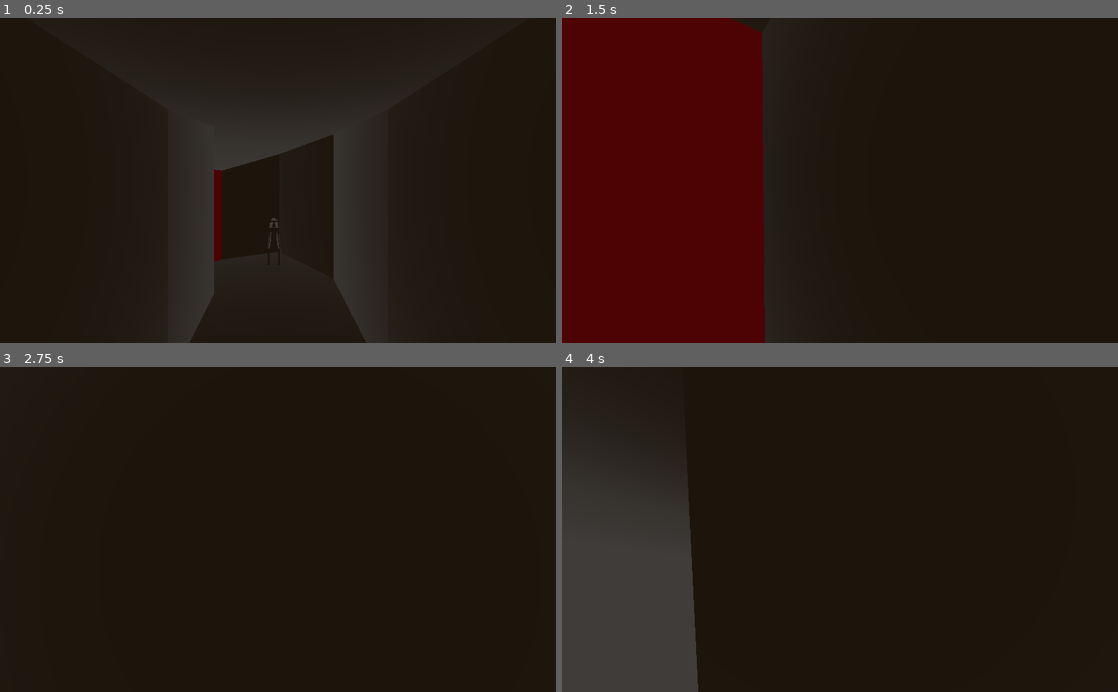
Above: before the commit, frames 1-4 (two rows, left to right).
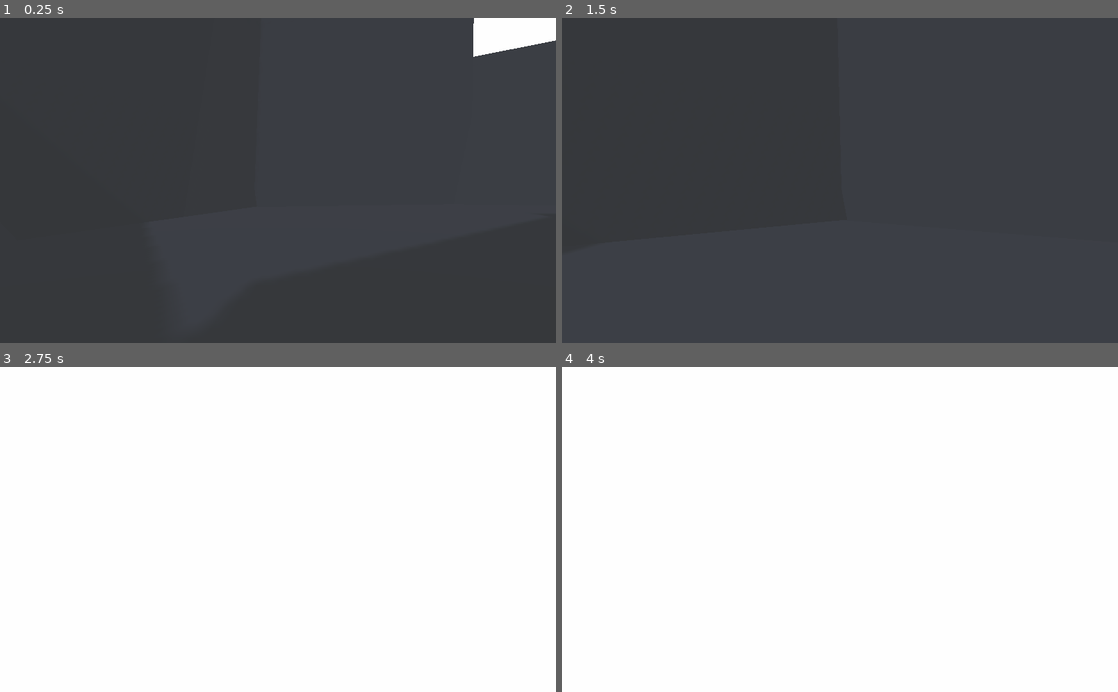
Above: after the commit, the same moments.

Repository: Gagege/coal-black-pit
Game: Godot game, scene res://scenes/Main.tscn
Two runs of this game, one before a commit and one after it. Both use one fixed random seed, a clock stepped at 60 frames per second and the inputs below. A sky picture missing from this copy of the repository is replaced by a grey-blue gradient.
Inputs (mouse positions are in pixels of both pictures, inside the frame that each line leads up to):
- Up to frame 1 (0.25 s): no input
- Up to frame 2 (1.5 s): move the mouse to (867, 180) at 0.52 s; hold 1 (equip_bolt_cutters) 0.53-1.28 s; hold W (move_forward) from 0.53 s (still down); tap 2 (equip_crowbar) at 0.8, 1.35 s; move the mouse to (812, 180) at 1.27 s
- Up to frame 3 (2.75 s): keep holding W (move_forward); tap 3 (equip_dynamite) at 1.55 s; tap Enter at 2 s; move the mouse to (289, 523) at 2.02 s; hold 3 (equip_dynamite) from 2.03 s (still down); click (289, 523) at 2.3 s
- Up to frame 4 (4 s): keep holding W (move_forward); move the mouse to (834, 536) at 2.77 s; release 3 (equip_dynamite) at 2.78 s; click (834, 536) at 2.85 s; tap 1 (equip_bolt_cutters) at 3.05 s; move the mouse to (878, 532) at 3.52 s; hold 1 (equip_bolt_cutters) from 3.53 s (still down); tap 2 (equip_crowbar) at 3.8 s

The runs differ from the first frame. In frame 1, 94% of the frame differs, in the area x 0-100%, y 0-100%; in frame 2, 100%; in frame 3, 100%; in frame 4, 100%.
Error before the commit: Invalid get index 'name' (on base: 'null instance'). (res://scripts/Player.gd:60)

Commit message:
changs

Diff:
--- a/scenes/Entrance.tscn
+++ b/scenes/Entrance.tscn
@@ -8,9 +8,8 @@
 [ext_resource path="res://scripts/HatchDoors.gd" type="Script" id=6]
 [ext_resource path="res://scripts/Selectable.gd" type="Script" id=7]
 [ext_resource path="res://scripts/Exit.gd" type="Script" id=8]
-[ext_resource path="res://scenes/Crowbar.tscn" type="PackedScene" id=9]
 [ext_resource path="res://scenes/BoltCutters.tscn" type="PackedScene" id=10]
-[ext_resource path="res://scenes/Dynamite.tscn" type="PackedScene" id=11]
+[ext_resource path="res://scripts/KillerBall.gd" type="Script" id=12]
 
 [sub_resource type="Animation" id=4]
 resource_name = "Highlight Mesh"
@@ -183,6 +182,11 @@
 "values": [ Vector3( 14.6099, -0.109398, -1.0028 ) ]
 }
 
+[sub_resource type="SphereShape" id=8]
+
+[sub_resource type="BoxShape" id=9]
+extents = Vector3( 1.18737, 1.16776, 1.14172 )
+
 [sub_resource type="BoxShape" id=3]
 extents = Vector3( 1, 3.72256, 1 )
 
@@ -233,14 +237,24 @@
 
 [node name="Spatial" type="Spatial" parent="World/HatchDoors"]
 
-[node name="Crowbar" parent="World" instance=ExtResource( 9 )]
-transform = Transform( 0.49823, -0.867045, 0, 0.867045, 0.49823, 0, 0, 0, 1, -28.4585, 1.32833, 1.60172 )
-
-[node name="Dynamite" parent="World" instance=ExtResource( 11 )]
-transform = Transform( 0.49823, -0.867045, 0, 0.867045, 0.49823, 0, 0, 0, 1, -28.4585, 0.740356, -0.0281138 )
-
 [node name="BoltCutters" parent="World" instance=ExtResource( 10 )]
-transform = Transform( 0.49823, -0.867045, 0, 0.867045, 0.49823, 0, 0, 0, 1, -30.3444, 0.905991, 1.90385 )
+transform = Transform( 0.49823, -0.867045, 0, 0.867045, 0.49823, 0, 0, 0, 1, 12.3178, 0.905991, 0.0347899 )
+
+[node name="KillerBall" type="RigidBody" parent="World"]
+transform = Transform( 1, 0, 0, 0, 1, 0, 0, 0, 1, -24.7696, 1.67166, 0 )
+contacts_reported = 1
+contact_monitor = true
+script = ExtResource( 12 )
+
+[node name="CollisionShape" type="CollisionShape" parent="World/KillerBall"]
+shape = SubResource( 8 )
+
+[node name="CSGSphere" type="CSGSphere" parent="World/KillerBall"]
+
+[node name="HitBox" type="Area" parent="World/KillerBall"]
+
+[node name="CollisionShape" type="CollisionShape" parent="World/KillerBall/HitBox"]
+shape = SubResource( 9 )
 
 [node name="WorldEnvironment" type="WorldEnvironment" parent="."]
 environment = ExtResource( 4 )
@@ -252,11 +266,10 @@
 shadow_enabled = true
 
 [node name="Exit" type="Area" parent="."]
-transform = Transform( 1, 0, 0, 0, 1, 0, 0, 0, 1, 14.6181, -14.9899, 0 )
+transform = Transform( 1, 0, 0, 0, 1, 0, 0, 0, 1, 14.6181, -5.64617, 0 )
 script = ExtResource( 8 )
 
 [node name="CollisionShape" type="CollisionShape" parent="Exit"]
-transform = Transform( 1, 0, 0, 0, 1, 0, 0, 0, 1, 0, 10.5007, 0 )
 shape = SubResource( 3 )
 
 [node name="InitialSpawnPoint" type="Spatial" parent="."]
@@ -265,6 +278,7 @@
 [node name="SpawnPoint" type="Spatial" parent="."]
 transform = Transform( -0.332605, 0, 0.943066, 0, 1, 0, -0.943066, 0, -0.332605, 12.6264, 1.30614, 0.121308 )
 
+[connection signal="body_entered" from="World/KillerBall/HitBox" to="World/KillerBall" method="_on_HitBox_body_entered"]
 [connection signal="body_entered" from="Exit" to="Exit" method="_on_Exit_body_entered"]
 
 [editable path="World/HatchDoors/HatchDoor"]
--- a/scenes/Gate.gd
+++ /dev/null
@@ -1,8 +0,0 @@
-extends StaticBody
-
-func _ready():
-
-
-func _on_Area_body_entered(body: Node):
-	if body is Player and body.equipped_item == "BoltCutters":
-		queue_free()
--- a/scenes/Level1.tscn
+++ b/scenes/Level1.tscn
@@ -1,9 +1,10 @@
-[gd_scene load_steps=8 format=2]
+[gd_scene load_steps=10 format=2]
 
 [ext_resource path="res://resources/Level1.glb" type="PackedScene" id=1]
-[ext_resource path="res://scenes/BoltCutters.tscn" type="PackedScene" id=2]
+[ext_resource path="res://scripts/Exit.gd" type="Script" id=2]
 [ext_resource path="res://scripts/Level1.gd" type="Script" id=3]
 [ext_resource path="res://scripts/Gate.gd" type="Script" id=4]
+[ext_resource path="res://scenes/Crowbar.tscn" type="PackedScene" id=5]
 
 [sub_resource type="SpatialMaterial" id=1]
 albedo_color = Color( 1, 0, 0, 1 )
@@ -14,6 +15,9 @@
 [sub_resource type="BoxShape" id=3]
 extents = Vector3( 1.30706, 1, 1 )
 
+[sub_resource type="BoxShape" id=4]
+extents = Vector3( 1, 1.14061, 1 )
+
 [node name="Level1" type="Spatial"]
 script = ExtResource( 3 )
 
@@ -21,9 +25,6 @@
 transform = Transform( -1, 0, -8.74228e-08, 0, 1, 0, 8.74228e-08, 0, -1, 0, 0.278854, 1.41546 )
 
 [node name="Level1" parent="." instance=ExtResource( 1 )]
-
-[node name="BoltCutters" parent="." instance=ExtResource( 2 )]
-transform = Transform( 1, 0, 0, 0, 1, 0, 0, 0, 1, 0.0750658, -0.233597, 5.65367 )
 
 [node name="Gate" type="StaticBody" parent="."]
 script = ExtResource( 4 )
@@ -45,5 +46,16 @@
 transform = Transform( 0.948733, 0, -0.31608, 0, 1, 0, 0.31608, 0, 0.948733, 2.05819, 0, 0.874393 )
 shape = SubResource( 3 )
 
+[node name="Exit" type="Area" parent="."]
+transform = Transform( 1, 0, 0, 0, 1, 0, 0, 0, 1, 0, -1.94911, 0 )
+script = ExtResource( 2 )
+
+[node name="CollisionShape" type="CollisionShape" parent="Exit"]
+shape = SubResource( 4 )
+
+[node name="Crowbar" parent="." instance=ExtResource( 5 )]
+transform = Transform( 1, 0, 0, 0, 1, 0, 0, 0, 1, 2.5257, 0.0598227, 20.2608 )
+
 [connection signal="body_entered" from="Gate/Area" to="Gate" method="_on_Area_body_entered"]
 [connection signal="body_exited" from="Gate/Area" to="Gate" method="_on_Area_body_exited"]
+[connection signal="body_entered" from="Exit" to="Exit" method="_on_Exit_body_entered"]
--- a/scenes/Level2.tscn
+++ b/scenes/Level2.tscn
@@ -1,17 +1,22 @@
-[gd_scene load_steps=7 format=2]
+[gd_scene load_steps=10 format=2]
 
 [ext_resource path="res://scripts/Level2.gd" type="Script" id=1]
 [ext_resource path="res://resources/Level2.gltf" type="PackedScene" id=2]
-[ext_resource path="res://scripts/Gate.gd" type="Script" id=3]
+[ext_resource path="res://scripts/Boards.gd" type="Script" id=3]
+[ext_resource path="res://scripts/Exit.gd" type="Script" id=4]
+[ext_resource path="res://scenes/Dynamite.tscn" type="PackedScene" id=5]
 
 [sub_resource type="SpatialMaterial" id=1]
-albedo_color = Color( 1, 0, 0, 1 )
+albedo_color = Color( 0.517647, 0.290196, 0.0901961, 1 )
 
 [sub_resource type="BoxShape" id=2]
-extents = Vector3( 0.0526028, 1.45899, 1 )
+extents = Vector3( 0.999695, 1.54585, 0.0460206 )
 
 [sub_resource type="BoxShape" id=3]
 extents = Vector3( 1.30706, 1, 1 )
+
+[sub_resource type="BoxShape" id=4]
+extents = Vector3( 1, 1.14061, 1 )
 
 [node name="Level2" type="Spatial"]
 script = ExtResource( 1 )
@@ -22,24 +27,35 @@
 transform = Transform( -1, 0, -8.74228e-08, 0, 1, 0, 8.74228e-08, 0, -1, 0, 0, 1.47376 )
 
 [node name="Boards" type="StaticBody" parent="."]
+transform = Transform( 0.999767, 0, 0.021588, 0, 1, 0, -0.021588, 0, 0.999767, -0.346271, 0, 5.03573 )
 script = ExtResource( 3 )
 
 [node name="CSGBox" type="CSGBox" parent="Boards"]
-transform = Transform( 0.315467, 0, 0.948937, 0, 1, 0, -0.948937, 0, 0.315467, 2.05845, -0.253109, 7.58149 )
+transform = Transform( 1, 0, 0, 0, 1, 0, 0, 0, 1, 0.00609621, -0.00766933, -0.00373745 )
 height = 3.13226
 depth = 0.0846104
 material = SubResource( 1 )
 
 [node name="CollisionShape" type="CollisionShape" parent="Boards"]
-transform = Transform( 0.94818, 0, -0.317735, 0, 1, 0, 0.317735, 0, 0.94818, 2.05839, -0.192083, 7.57856 )
+transform = Transform( 1, 0, 0, 0, 1, 0, 0, 0, 1, 0, 0, 0 )
 shape = SubResource( 2 )
 
 [node name="Area" type="Area" parent="Boards"]
-transform = Transform( 1, 0, 0, 0, 1, 0, 0, 0, 1, 0, 0, 6.69563 )
 
 [node name="CollisionShape" type="CollisionShape" parent="Boards/Area"]
-transform = Transform( 0.948733, 0, -0.31608, 0, 1, 0, 0.31608, 0, 0.948733, 2.05819, 0, 0.874393 )
+transform = Transform( 1, 0, 0, 0, 1, 0, 0, 0, 1, 0, 0, 0 )
 shape = SubResource( 3 )
+
+[node name="Exit" type="Area" parent="."]
+transform = Transform( 1, 0, 0, 0, 1, 0, 0, 0, 1, 0, -1.94911, 0 )
+script = ExtResource( 4 )
+
+[node name="CollisionShape" type="CollisionShape" parent="Exit"]
+shape = SubResource( 4 )
+
+[node name="Dynamite" parent="." instance=ExtResource( 5 )]
+transform = Transform( 1, 0, 0, 0, 1, 0, 0, 0, 1, -0.969559, 0, 8.10313 )
 
 [connection signal="body_entered" from="Boards/Area" to="Boards" method="_on_Area_body_entered"]
 [connection signal="body_exited" from="Boards/Area" to="Boards" method="_on_Area_body_exited"]
+[connection signal="body_entered" from="Exit" to="Exit" method="_on_Exit_body_entered"]
--- a/scenes/Level3.tscn
+++ b/scenes/Level3.tscn
@@ -1,7 +1,30 @@
-[gd_scene load_steps=3 format=2]
+[gd_scene load_steps=12 format=2]
 
 [ext_resource path="res://resources/Level3.glb" type="PackedScene" id=1]
 [ext_resource path="res://scripts/Level3.gd" type="Script" id=2]
+[ext_resource path="res://scripts/RockBlockage.gd" type="Script" id=3]
+[ext_resource path="res://scripts/Exit.gd" type="Script" id=4]
+[ext_resource path="res://scripts/Ring.gd" type="Script" id=5]
+
+[sub_resource type="SpatialMaterial" id=1]
+albedo_color = Color( 0.517647, 0.290196, 0.0901961, 1 )
+
+[sub_resource type="BoxShape" id=2]
+extents = Vector3( 0.999695, 1.54585, 0.0460206 )
+
+[sub_resource type="BoxShape" id=3]
+extents = Vector3( 1.30706, 1, 1 )
+
+[sub_resource type="BoxShape" id=4]
+extents = Vector3( 1, 1.14061, 1 )
+
+[sub_resource type="SpatialMaterial" id=5]
+albedo_color = Color( 1, 0.913725, 0, 1 )
+metallic = 1.0
+metallic_specular = 1.0
+
+[sub_resource type="BoxShape" id=6]
+extents = Vector3( 0.248481, 0.179299, 0.217872 )
 
 [node name="Level3" type="Spatial"]
 script = ExtResource( 2 )
@@ -10,3 +33,47 @@
 
 [node name="SpawnPoint" type="Spatial" parent="."]
 transform = Transform( -1, 0, -8.74228e-08, 0, 1, 0, 8.74228e-08, 0, -1, 0, 0.270509, 2.07432 )
+
+[node name="RockBlockage" type="StaticBody" parent="."]
+transform = Transform( 0.999767, 0, 0.021588, 0, 1, 0, -0.021588, 0, 0.999767, -0.346271, 0, 5.03573 )
+script = ExtResource( 3 )
+
+[node name="CSGBox" type="CSGBox" parent="RockBlockage"]
+transform = Transform( 1, 0, 0, 0, 1, 0, 0, 0, 1, 0.00609621, -0.00766933, -0.00373745 )
+height = 3.13226
+depth = 0.0846104
+material = SubResource( 1 )
+
+[node name="CollisionShape" type="CollisionShape" parent="RockBlockage"]
+transform = Transform( 1, 0, 0, 0, 1, 0, 0, 0, 1, 0, 0, 0 )
+shape = SubResource( 2 )
+
+[node name="Area" type="Area" parent="RockBlockage"]
+
+[node name="CollisionShape" type="CollisionShape" parent="RockBlockage/Area"]
+transform = Transform( 1, 0, 0, 0, 1, 0, 0, 0, 1, 0, 0, 0 )
+shape = SubResource( 3 )
+
+[node name="Exit" type="Area" parent="."]
+transform = Transform( 1, 0, 0, 0, 1, 0, 0, 0, 1, 0, -1.94911, 0 )
+script = ExtResource( 4 )
+
+[node name="CollisionShape" type="CollisionShape" parent="Exit"]
+shape = SubResource( 4 )
+
+[node name="Ring" type="Area" parent="."]
+transform = Transform( 1, 0, 0, 0, 0.28716, 0.957883, 0, -0.957883, 0.28716, 0, -0.0327963, 3.9033 )
+script = ExtResource( 5 )
+
+[node name="CSGTorus" type="CSGTorus" parent="Ring"]
+inner_radius = 0.1
+outer_radius = 0.2
+material = SubResource( 5 )
+
+[node name="CollisionShape" type="CollisionShape" parent="Ring"]
+shape = SubResource( 6 )
+
+[connection signal="body_entered" from="RockBlockage/Area" to="RockBlockage" method="_on_Area_body_entered"]
+[connection signal="body_exited" from="RockBlockage/Area" to="RockBlockage" method="_on_Area_body_exited"]
+[connection signal="body_entered" from="Exit" to="Exit" method="_on_Exit_body_entered"]
+[connection signal="body_entered" from="Ring" to="Ring" method="_on_Ring_body_entered"]
--- a/scenes/Main.tscn
+++ b/scenes/Main.tscn
@@ -1,6 +1,7 @@
-[gd_scene load_steps=7 format=2]
+[gd_scene load_steps=10 format=2]
 
 [ext_resource path="res://scripts/Main.gd" type="Script" id=1]
+[ext_resource path="res://scenes/Player.tscn" type="PackedScene" id=2]
 
 [sub_resource type="Animation" id=5]
 resource_name = "FadeBlackToLevel"
@@ -46,6 +47,22 @@
 "values": [ true, false ]
 }
 
+[sub_resource type="Animation" id=6]
+resource_name = "FadeOutToDead"
+length = 2.0
+tracks/0/type = "value"
+tracks/0/path = NodePath("FadeOutBlack:color")
+tracks/0/interp = 1
+tracks/0/loop_wrap = true
+tracks/0/imported = false
+tracks/0/enabled = true
+tracks/0/keys = {
+"times": PoolRealArray( 0, 2 ),
+"transitions": PoolRealArray( 1, 1 ),
+"update": 0,
+"values": [ Color( 0, 0, 0, 0 ), Color( 0, 0, 0, 1 ) ]
+}
+
 [sub_resource type="Animation" id=1]
 resource_name = "FadeOutToMap"
 length = 2.0
@@ -88,19 +105,20 @@
 } ]
 }
 
-[sub_resource type="Animation" id=2]
-length = 0.001
-tracks/0/type = "value"
-tracks/0/path = NodePath("FadeOutBlack:color")
-tracks/0/interp = 1
-tracks/0/loop_wrap = true
-tracks/0/imported = false
-tracks/0/enabled = true
-tracks/0/keys = {
-"times": PoolRealArray( 0 ),
-"transitions": PoolRealArray( 1 ),
-"update": 0,
-"values": [ Color( 0, 0, 0, 0 ) ]
+[sub_resource type="Animation" id=7]
+resource_name = "FadeOutToWinGame"
+length = 2.0
+tracks/0/type = "value"
+tracks/0/path = NodePath("FadeOutBlack:color")
+tracks/0/interp = 1
+tracks/0/loop_wrap = true
+tracks/0/imported = false
+tracks/0/enabled = true
+tracks/0/keys = {
+"times": PoolRealArray( 0, 0.5, 1.5, 2 ),
+"transitions": PoolRealArray( 1, 1, 1, 1 ),
+"update": 0,
+"values": [ Color( 0, 0, 0, 0 ), Color( 0, 0.490196, 0.678431, 1 ), Color( 0, 0.490196, 0.678431, 1 ), Color( 0.0196078, 0.0235294, 0.0470588, 0 ) ]
 }
 tracks/1/type = "value"
 tracks/1/path = NodePath("Panel:visible")
@@ -109,6 +127,105 @@
 tracks/1/imported = false
 tracks/1/enabled = true
 tracks/1/keys = {
+"times": PoolRealArray( 0, 1 ),
+"transitions": PoolRealArray( 1, 1 ),
+"update": 1,
+"values": [ false, true ]
+}
+tracks/2/type = "value"
+tracks/2/path = NodePath("Panel:custom_styles/panel:bg_color")
+tracks/2/interp = 1
+tracks/2/loop_wrap = true
+tracks/2/imported = false
+tracks/2/enabled = true
+tracks/2/keys = {
+"times": PoolRealArray( 0 ),
+"transitions": PoolRealArray( 1 ),
+"update": 0,
+"values": [ Color( 0, 0.490196, 0.678431, 1 ) ]
+}
+tracks/3/type = "value"
+tracks/3/path = NodePath("Panel/VBoxContainer:visible")
+tracks/3/interp = 1
+tracks/3/loop_wrap = true
+tracks/3/imported = false
+tracks/3/enabled = true
+tracks/3/keys = {
+"times": PoolRealArray( 1 ),
+"transitions": PoolRealArray( 1 ),
+"update": 1,
+"values": [ false ]
+}
+tracks/4/type = "value"
+tracks/4/path = NodePath("Panel/WinGameLabel:visible")
+tracks/4/interp = 1
+tracks/4/loop_wrap = true
+tracks/4/imported = false
+tracks/4/enabled = true
+tracks/4/keys = {
+"times": PoolRealArray( 1 ),
+"transitions": PoolRealArray( 1 ),
+"update": 1,
+"values": [ true ]
+}
+
+[sub_resource type="Animation" id=2]
+length = 0.001
+tracks/0/type = "value"
+tracks/0/path = NodePath("FadeOutBlack:color")
+tracks/0/interp = 1
+tracks/0/loop_wrap = true
+tracks/0/imported = false
+tracks/0/enabled = true
+tracks/0/keys = {
+"times": PoolRealArray( 0 ),
+"transitions": PoolRealArray( 1 ),
+"update": 0,
+"values": [ Color( 0, 0, 0, 0 ) ]
+}
+tracks/1/type = "value"
+tracks/1/path = NodePath("Panel:visible")
+tracks/1/interp = 1
+tracks/1/loop_wrap = true
+tracks/1/imported = false
+tracks/1/enabled = true
+tracks/1/keys = {
+"times": PoolRealArray( 0 ),
+"transitions": PoolRealArray( 1 ),
+"update": 0,
+"values": [ false ]
+}
+tracks/2/type = "value"
+tracks/2/path = NodePath("Panel:custom_styles/panel:bg_color")
+tracks/2/interp = 1
+tracks/2/loop_wrap = true
+tracks/2/imported = false
+tracks/2/enabled = true
+tracks/2/keys = {
+"times": PoolRealArray( 0 ),
+"transitions": PoolRealArray( 1 ),
+"update": 0,
+"values": [ Color( 0.0196078, 0.0235294, 0.0470588, 1 ) ]
+}
+tracks/3/type = "value"
+tracks/3/path = NodePath("Panel/VBoxContainer:visible")
+tracks/3/interp = 1
+tracks/3/loop_wrap = true
+tracks/3/imported = false
+tracks/3/enabled = true
+tracks/3/keys = {
+"times": PoolRealArray( 0 ),
+"transitions": PoolRealArray( 1 ),
+"update": 0,
+"values": [ true ]
+}
+tracks/4/type = "value"
+tracks/4/path = NodePath("Panel/WinGameLabel:visible")
+tracks/4/interp = 1
+tracks/4/loop_wrap = true
+tracks/4/imported = false
+tracks/4/enabled = true
+tracks/4/keys = {
 "times": PoolRealArray( 0 ),
 "transitions": PoolRealArray( 1 ),
 "update": 0,
@@ -118,13 +235,15 @@
 [sub_resource type="StyleBoxFlat" id=3]
 bg_color = Color( 0.0196078, 0.0235294, 0.0470588, 1 )
 
-[node name="Main" type="Node"]
+[node name="Main" type="Spatial"]
 script = ExtResource( 1 )
 
 [node name="AnimationPlayer" type="AnimationPlayer" parent="."]
 anims/FadeBlackToLevel = SubResource( 5 )
 anims/FadeMapToBlack = SubResource( 4 )
+anims/FadeOutToDead = SubResource( 6 )
 anims/FadeOutToMap = SubResource( 1 )
+anims/FadeOutToWinGame = SubResource( 7 )
 anims/RESET = SubResource( 2 )
 
 [node name="Panel" type="Panel" parent="."]
@@ -166,11 +285,20 @@
 margin_bottom = 92.0
 text = "Level 3"
 
-[node name="GoToLevel4" type="Button" parent="Panel/VBoxContainer"]
-margin_top = 96.0
-margin_right = 67.0
-margin_bottom = 116.0
-text = "Level 4"
+[node name="WinGameLabel" type="Label" parent="Panel"]
+visible = false
+anchor_left = 0.5
+anchor_top = 0.5
+anchor_right = 0.5
+anchor_bottom = 0.5
+margin_left = -79.5
+margin_top = -15.5
+margin_right = 79.5
+margin_bottom = 15.5
+text = "Congratulations!
+You found grandpa's ring!"
+align = 1
+valign = 1
 
 [node name="FadeOutBlack" type="ColorRect" parent="."]
 anchor_right = 1.0
@@ -178,5 +306,9 @@
 mouse_filter = 2
 color = Color( 0, 0, 0, 0 )
 
+[node name="Player" parent="." instance=ExtResource( 2 )]
+
 [connection signal="pressed" from="Panel/VBoxContainer/GoToEntrance" to="." method="_on_GoToEntrance_pressed"]
 [connection signal="pressed" from="Panel/VBoxContainer/GoToLevel1" to="." method="_on_GoToLevel1_pressed"]
+[connection signal="pressed" from="Panel/VBoxContainer/GoToLevel2" to="." method="_on_GoToLevel2_pressed"]
+[connection signal="pressed" from="Panel/VBoxContainer/GoToLevel3" to="." method="_on_GoToLevel3_pressed"]
--- /dev/null
+++ b/scripts/Boards.gd
@@ -0,0 +1,18 @@
+extends StaticBody
+
+var player_near: bool = false
+
+func _ready():
+	var err0 = GlobalEvents.connect("player_used_item", self, "_on_player_used_item")
+
+func _on_player_used_item(item_name: String):
+	if player_near and item_name == "Crowbar":
+		queue_free()
+
+func _on_Area_body_entered(body: Node):
+	if body is Player:
+		player_near = true
+
+func _on_Area_body_exited(body):
+	if body is Player:
+		player_near = false
--- a/scripts/Entrance.gd
+++ b/scripts/Entrance.gd
@@ -6,9 +6,9 @@
 func _ready():
 	Input.set_mouse_mode(Input.MOUSE_MODE_CAPTURED)
 	if initial_spawn:
-		$InitialSpawnPoint.add_child(player)
+		player.global_transform = $InitialSpawnPoint.global_transform
 	else:
-		$SpawnPoint.add_child(player)
+		player.global_transform = $SpawnPoint.global_transform
 
 func _input(event):
 	if event.is_action_pressed("ui_cancel"):
--- a/scripts/GlobalEvents.gd
+++ b/scripts/GlobalEvents.gd
@@ -3,3 +3,5 @@
 signal player_looked_at(node)
 signal player_exited_level()
 signal player_used_item(item_name)
+signal player_died()
+signal win_game()
--- /dev/null
+++ b/scripts/KillerBall.gd
@@ -0,0 +1,5 @@
+extends RigidBody
+
+func _on_HitBox_body_entered(body: Node):
+	if body is Player:
+		body.damage()
--- a/scripts/Level1.gd
+++ b/scripts/Level1.gd
@@ -4,7 +4,7 @@
 
 func _ready():
 	Input.set_mouse_mode(Input.MOUSE_MODE_CAPTURED)
-	$SpawnPoint.add_child(player)
+	player.global_transform = $SpawnPoint.global_transform
 
 func _input(event):
 	if event.is_action_pressed("ui_cancel"):
--- a/scripts/Level2.gd
+++ b/scripts/Level2.gd
@@ -4,7 +4,7 @@
 
 func _ready():
 	Input.set_mouse_mode(Input.MOUSE_MODE_CAPTURED)
-	$SpawnPoint.add_child(player)
+	player.global_transform = $SpawnPoint.global_transform
 
 func _input(event):
 	if event.is_action_pressed("ui_cancel"):
--- a/scripts/Level3.gd
+++ b/scripts/Level3.gd
@@ -4,7 +4,7 @@
 
 func _ready():
 	Input.set_mouse_mode(Input.MOUSE_MODE_CAPTURED)
-	$SpawnPoint.add_child(player)
+	player.global_transform = $SpawnPoint.global_transform
 
 func _input(event):
 	if event.is_action_pressed("ui_cancel"):
--- a/scripts/Main.gd
+++ b/scripts/Main.gd
@@ -1,20 +1,33 @@
-extends Node
+extends Spatial
 
 var _current_level: Spatial = null
 
 var _entrance_level: PackedScene = preload("res://scenes/Entrance.tscn")
 var _level_1: PackedScene = preload("res://scenes/Level1.tscn")
-onready var _player: PackedScene = preload("res://scenes/Player.tscn")
+var _level_2: PackedScene = preload("res://scenes/Level2.tscn")
+var _level_3: PackedScene = preload("res://scenes/Level3.tscn")
+
+onready var _player: Player = $Player
 
 func _ready():
 	var _err0 = GlobalEvents.connect("player_exited_level", self, "_on_player_exited_level")
-	_current_level = _level_1.instance()
-#	_current_level.initial_spawn = true
-	_current_level.player = _player.instance()
+	var _err1 = GlobalEvents.connect("player_died", self, "_on_player_died")
+	var _err2 = GlobalEvents.connect("win_game", self, "_on_win_game")
+	_current_level = _entrance_level.instance()
+	_current_level.initial_spawn = true
+	_current_level.player = _player
 	add_child(_current_level)
 
 func _on_player_exited_level():
 	$AnimationPlayer.play("FadeOutToMap")
+	Input.set_mouse_mode(Input.MOUSE_MODE_VISIBLE)
+
+func _on_player_died():
+	$AnimationPlayer.play("FadeOutToDead")
+	Input.set_mouse_mode(Input.MOUSE_MODE_VISIBLE)
+
+func _on_win_game():
+	$AnimationPlayer.play("FadeOutToWinGame")
 	Input.set_mouse_mode(Input.MOUSE_MODE_VISIBLE)
 
 func exit_current_level():
@@ -24,7 +37,7 @@
 	$AnimationPlayer.play("FadeMapToBlack")
 	yield($AnimationPlayer, "animation_finished")
 	_current_level = _entrance_level.instance()
-	_current_level.player = _player.instance()
+	_current_level.player = _player
 	add_child(_current_level)
 	$AnimationPlayer.play("FadeBlackToLevel")
 
@@ -33,6 +46,24 @@
 	$AnimationPlayer.play("FadeMapToBlack")
 	yield($AnimationPlayer, "animation_finished")
 	_current_level = _level_1.instance()
-	_current_level.player = _player.instance()
+	_current_level.player = _player
 	add_child(_current_level)
 	$AnimationPlayer.play("FadeBlackToLevel")
+
+
+func _on_GoToLevel2_pressed():
+	$AnimationPlayer.play("FadeMapToBlack")
+	yield($AnimationPlayer, "animation_finished")
+	_current_level = _level_2.instance()
+	_current_level.player = _player
+	add_child(_current_level)
+	$AnimationPlayer.play("FadeBlackToLevel")
+
+
+func _on_GoToLevel3_pressed():
+	$AnimationPlayer.play("FadeMapToBlack")
+	yield($AnimationPlayer, "animation_finished")
+	_current_level = _level_3.instance()
+	_current_level.player = _player
+	add_child(_current_level)
+	$AnimationPlayer.play("FadeBlackToLevel")
--- a/scripts/Player.gd
+++ b/scripts/Player.gd
@@ -12,6 +12,8 @@
 var equipped_item: String = ""
 
 var velocity = Vector3()
+
+var dead = false
 
 func get_movement_input() -> Vector3:
 	var input_dir = Vector3()
@@ -28,28 +30,35 @@
 	return input_dir
 
 func _unhandled_input(event: InputEvent):
-	if event is InputEventMouseMotion and Input.get_mouse_mode() == Input.MOUSE_MODE_CAPTURED:
-		rotate_y(-event.relative.x * mouse_sensitivity)
-		$Pivot.rotate_x(-event.relative.y * mouse_sensitivity)
-		$Pivot.rotation.x = clamp($Pivot.rotation.x, -1.2, 1.2)
+	if not dead:
+		if event is InputEventMouseMotion and Input.get_mouse_mode() == Input.MOUSE_MODE_CAPTURED:
+			rotate_y(-event.relative.x * mouse_sensitivity)
+			$Pivot.rotate_x(-event.relative.y * mouse_sensitivity)
+			$Pivot.rotation.x = clamp($Pivot.rotation.x, -1.2, 1.2)
 
-	if event.is_action_pressed("use_item"):
-		GlobalEvents.emit_signal("player_used_item", equipped_item)
+		if event.is_action_pressed("use_item"):
+			GlobalEvents.emit_signal("player_used_item", equipped_item)
 
 func _physics_process(delta):
 	velocity.y += gravity * delta
-	var desired_velocity = get_movement_input() * max_speed
 
-	velocity.x = desired_velocity.x
-	velocity.z = desired_velocity.z
+	if not dead:
+		var desired_velocity = get_movement_input() * max_speed
+
+		velocity.x = desired_velocity.x
+		velocity.z = desired_velocity.z
+
+		if Input.is_action_pressed("equip_bolt_cutters"):
+			equip_item("BoltCutters")
+		if Input.is_action_pressed("equip_crowbar"):
+			equip_item("Crowbar")
+		if Input.is_action_pressed("equip_dynamite"):
+			equip_item("Dynamite")
+	else:
+		if rotation.x < .55:
+			rotate_x(.075)
+
 	velocity = move_and_slide(velocity, Vector3.UP, true)
-
-	if Input.is_action_pressed("equip_bolt_cutters"):
-		equip_item("BoltCutters")
-	if Input.is_action_pressed("equip_crowbar"):
-		equip_item("Crowbar")
-	if Input.is_action_pressed("equip_dynamite"):
-		equip_item("Dynamite")
 
 func equip_item(item_name: String):
 	var new_item = get_node("Pivot/Hand/%s" % item_name)
@@ -57,7 +66,7 @@
 		for item in hand.get_children():
 			item.visible = false
 		new_item.visible = true
-	equipped_item = new_item.name
+		equipped_item = new_item.name
 
 func _on_PickupArea_body_entered(body: Node):
 	if body.is_in_group("pick_up"):
@@ -69,3 +78,11 @@
 		hand.add_child(item)
 		body.queue_free()
 		equipped_item = item.name
+
+func damage():
+	dead = true
+	velocity = Vector3.ZERO
+	GlobalEvents.emit_signal("player_died")
+
+func pickup_ring():
+	GlobalEvents.emit_signal("win_game")
--- /dev/null
+++ b/scripts/Ring.gd
@@ -0,0 +1,5 @@
+extends Area
+
+func _on_Ring_body_entered(body: Node):
+	if body is Player:
+		body.pickup_ring()
--- /dev/null
+++ b/scripts/RockBlockage.gd
@@ -0,0 +1,18 @@
+extends StaticBody
+
+var player_near: bool = false
+
+func _ready():
+	var err0 = GlobalEvents.connect("player_used_item", self, "_on_player_used_item")
+
+func _on_player_used_item(item_name: String):
+	if player_near and item_name == "Dynamite":
+		queue_free()
+
+func _on_Area_body_entered(body: Node):
+	if body is Player:
+		player_near = true
+
+func _on_Area_body_exited(body):
+	if body is Player:
+		player_near = false
Not shown: 1 places in scenes/Entrance.tscn that only renumber resources
